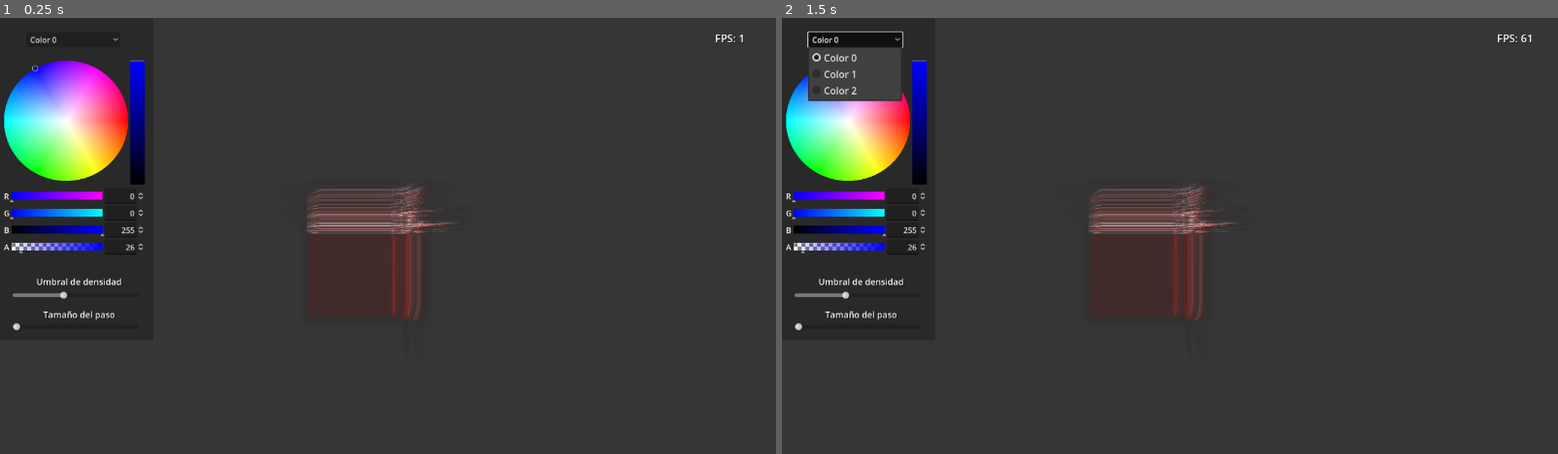
Above: before the commit, frames 1-2 (left to right).
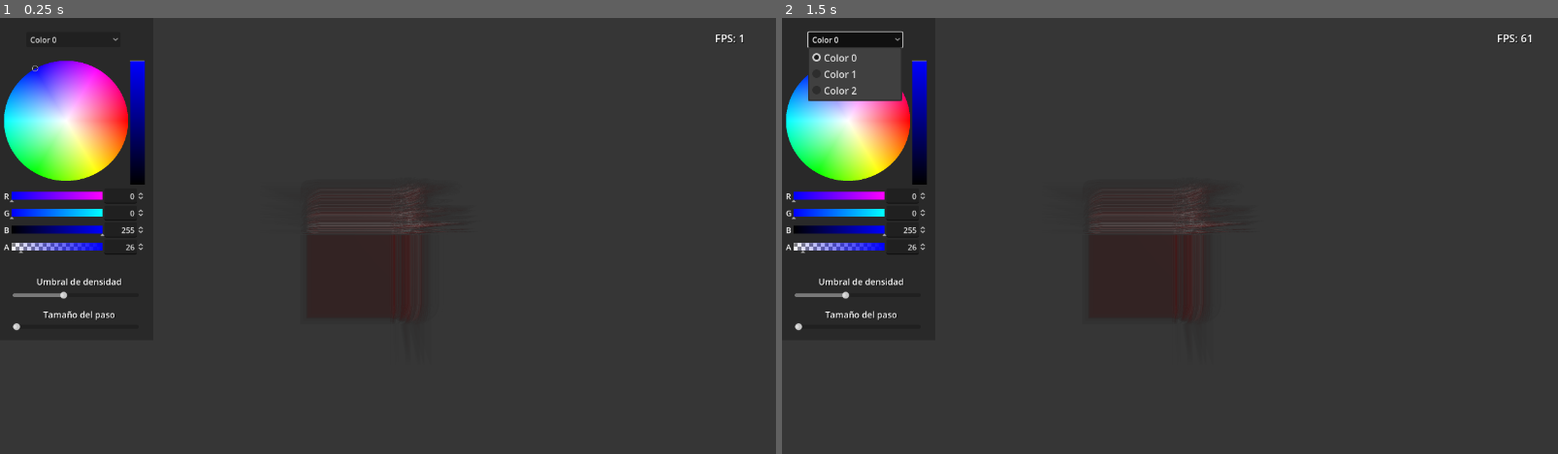
Above: after the commit, the same moments.

Repository: alvaro23LP/visualizador-volumenes
Game: Godot game, scene res://main.tscn
Two runs of this game, one before a commit and one after it. Both use one fixed random seed, a clock stepped at 60 frames per second and the inputs below. A sky picture missing from this copy of the repository is replaced by a grey-blue gradient.
Inputs (mouse positions are in pixels of both pictures, inside the frame that each line leads up to):
- Up to frame 1 (0.25 s): no input
- Up to frame 2 (1.5 s): click "Color 0" at 0.5 s; tap Enter at 1.25 s; move the mouse to (1208, 236) at 1.27 s; hold W (move_forward) from 1.28 s (still down); hold 1 (toggle_camera) from 1.28 s (still down)

The runs differ from the first frame. In frame 1, 1.5% of the frame differs, in the area x 39-58%, y 38-70%; in frame 2, 1.5%.

Commit message:
Iluminacion Ok

Diff:
--- a/main.tscn
+++ b/main.tscn
@@ -106,17 +106,6 @@
 [node name="Box_traseras" type="MeshInstance3D" parent="."]
 transform = Transform3D(1, 0, 0, 0, -4.37114e-08, 1, 0, -1, -4.37114e-08, 0, 0, 0)
 layers = 2
-mesh = SubResource("BoxMesh_snek2")
-surface_material_override/0 = SubResource("ShaderMaterial_8703w")
-
-[node name="Box_delanteras2" type="MeshInstance3D" parent="."]
-transform = Transform3D(1, 0, 0, 0, 1, 0, 0, 0, 1, 32.89, 0, -0.115791)
-layers = 5
-mesh = SubResource("BoxMesh_dq05m")
-
-[node name="Box_traseras2" type="MeshInstance3D" parent="."]
-transform = Transform3D(1, 0, 0, 0, 1, 0, 0, 0, 1, 26.996, 0, 0)
-layers = 3
 mesh = SubResource("BoxMesh_snek2")
 surface_material_override/0 = SubResource("ShaderMaterial_8703w")
 
@@ -231,10 +220,11 @@
 script = ExtResource("11_h1g5t")
 
 [node name="OmniLight3D" type="OmniLight3D" parent="."]
-transform = Transform3D(0.999954, 0.00959916, 0, -0.00959916, 0.999954, 0, 0, 0, 1, 0, 2.63943, 3.17229)
+transform = Transform3D(0.999954, 0.00959916, 0, -0.00959916, 0.999954, 0, 0, 0, 1, 3.1436, 2.63943, 3.03919)
 
 [node name="DirectionalLight3D" type="DirectionalLight3D" parent="."]
 transform = Transform3D(1, 0, 0, 0, 0.75639, 0.654121, 0, -0.654121, 0.75639, 0.235135, 6.00375, 8.44708)
+visible = false
 
 [connection signal="value_changed" from="Control/HSlider" to="Control" method="_on_h_slider_value_changed"]
 [connection signal="value_changed" from="Control/HSlider_paso" to="Control" method="_on_h_slider_paso_value_changed"]
--- a/shader3_trazado_rayos.gdshader
+++ b/shader3_trazado_rayos.gdshader
@@ -14,7 +14,7 @@
 uniform vec4 extra_color_1 : source_color;
 uniform vec4 extra_color_2 : source_color;
 
-//varying vec3 normal_f;
+varying vec3 normal_f;
 
 float funcion_densidad(vec3 p) {
 	vec3 uvw = clamp((p - volume_min) / volume_size, 0.0, 1.0);
@@ -69,7 +69,7 @@
     float transparencia = 0.0;
     vec4 color;
 	float alpha = 0.0;
-
+	bool calculada = false;
 	ALBEDO = final_color;
 	ALPHA = alpha;
 
@@ -79,23 +79,31 @@
 		alpha = funcion_densidad(p);
 		color = funcion_color(alpha);
 
-		final_color += color.rgb * color.a;
-        transparencia += color.a;
+		final_color += color.rgb * color.a * (1.0 - transparencia);
+        transparencia += color.a * (1.0 - transparencia);
 
-		if(transparencia > 0.99)
-			break;
+		// Si la opacidad es significativa, calcula normal e ilumina
+        if (color.a > 0.005 && !calculada) {
+            normal_f = calcular_normal_volumen(p);
+			calculada = true;
+        }
+
+		if(transparencia > 0.99) break;
     }
 
-	//Calculo la normal
-	//normal_f = calcular_normal_volumen(p);
+	if(calculada){
+		normal_f = normalize(normal_f);
+	} else{
+		normal_f = vec3(1.0);
+	}
 
-	//NORMAL = normal_f;
 
 	ALBEDO = final_color;
+	//ALBEDO = normal_f;
     ALPHA = clamp(transparencia, 0.0, 1.0);
 }
 
-//void light(){
-	//float NdotL = clamp(dot(normal_f, LIGHT), 0.0, 1.0);
-	//DIFFUSE_LIGHT +=  NdotL * ATTENUATION * LIGHT_COLOR ;
-//}
+void light(){
+	float NdotL = clamp(dot(normal_f, LIGHT), 0.0, 1.0);
+	DIFFUSE_LIGHT +=  NdotL * ATTENUATION * LIGHT_COLOR ;
+}
Not shown, added: images_github/logo.png.import
Not shown, added: images_github/ugr.jpeg.import
Not shown, added: images_github/volumenes.png.import
